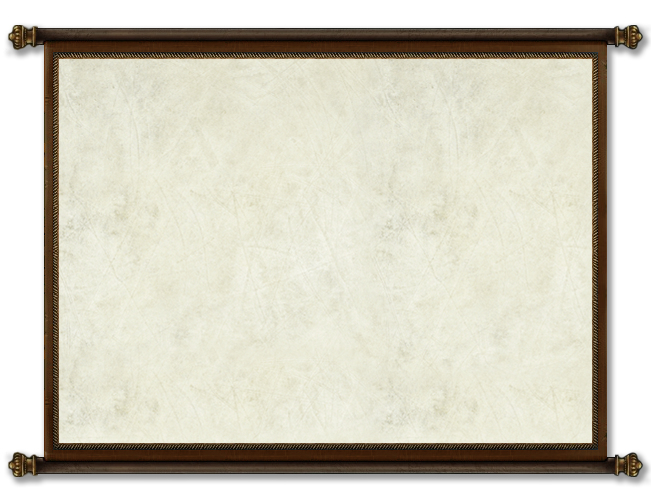
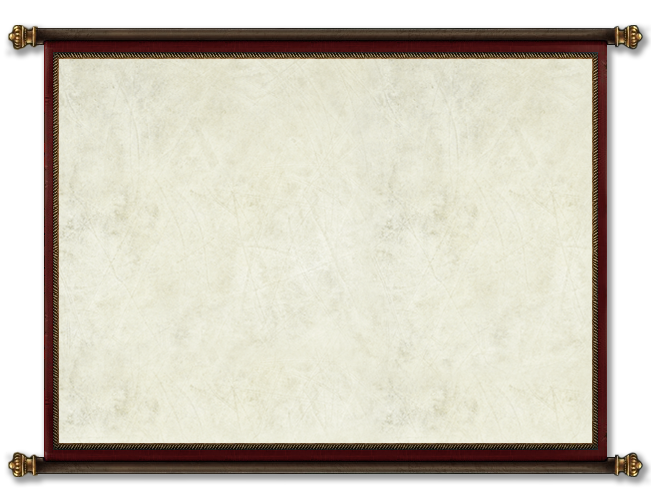
Layer changes from the first 651px x 502px image to the second:
renamed "Hue/Saturation 3" to "Scroll Frame", painted on it, unmasked it over [8,25,644,477]
removed layer "Layer 19" over [8,25,644,477]
